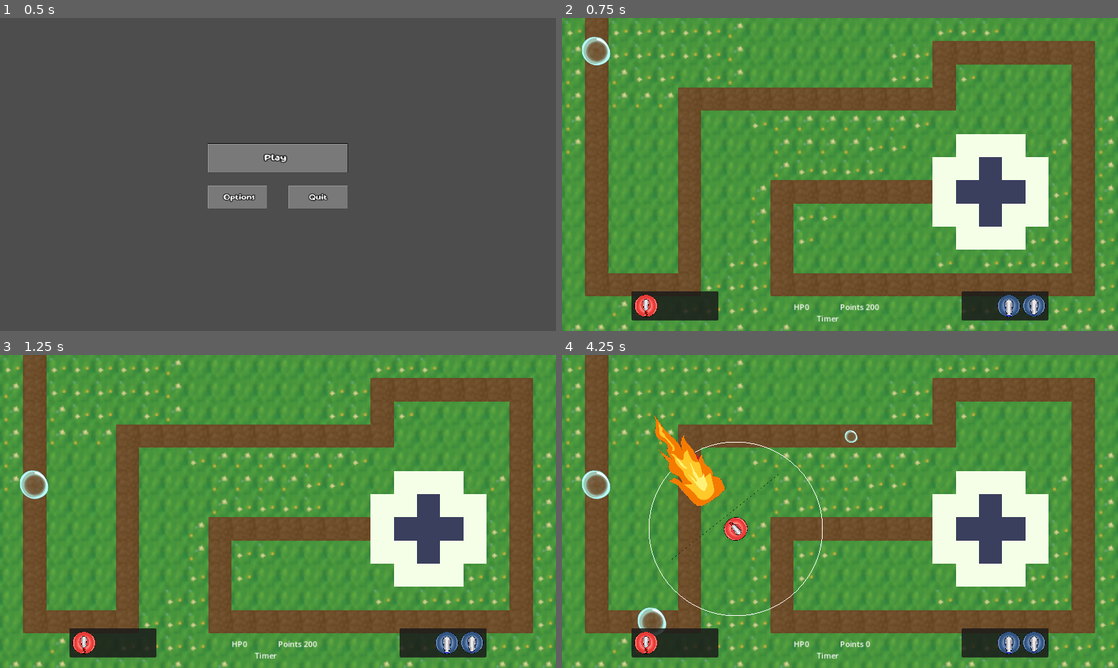
Above: before the commit, frames 1-4 (two rows, left to right).
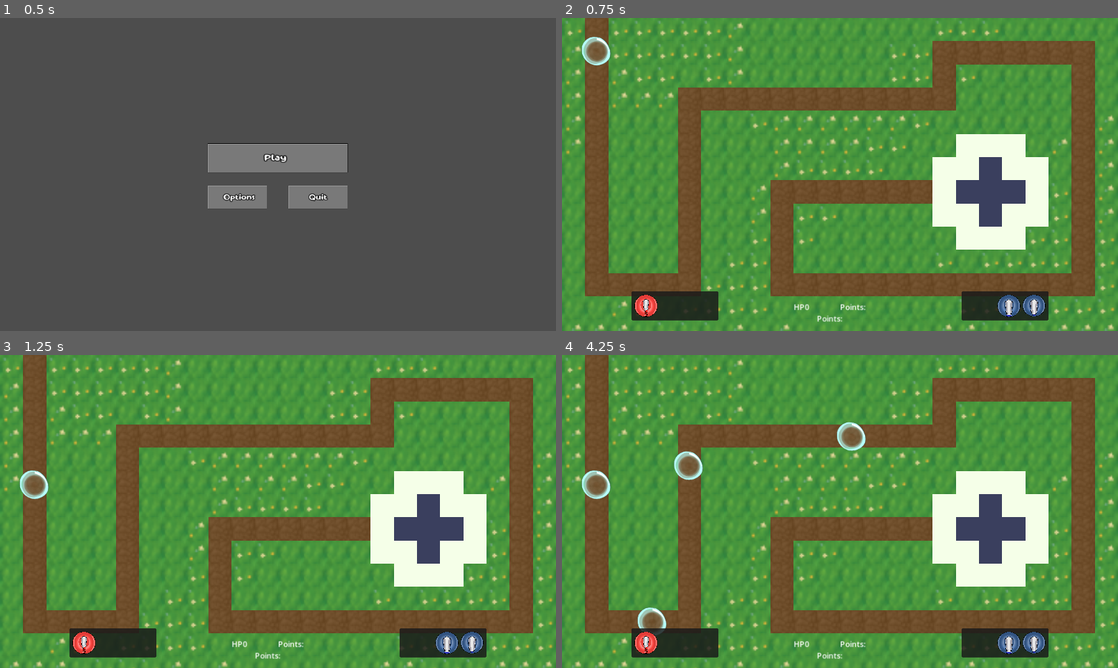
Above: after the commit, the same moments.

Repository: JustPause/GameJam2025
Game: Godot game, scene res://Scene/main_menu.tscn
Two runs of this game, one before a commit and one after it. Both use one fixed random seed, a clock stepped at 60 frames per second and the inputs below. Sound files missing from this copy of the repository are replaced by a short silence.
Inputs (mouse positions are in pixels of both pictures, inside the frame that each line leads up to):
- Up to frame 1 (0.5 s): no input
- Up to frame 2 (0.75 s): click "Play" at 0.5 s
- Up to frame 3 (1.25 s): no input
- Up to frame 4 (4.25 s): move the mouse to (962, 495) at 1.27 s; click (962, 495) at 1.42 s; move the mouse to (728, 527) at 2.02 s; click (728, 527) at 2.17 s; move the mouse to (895, 442) at 2.77 s; click (895, 442) at 2.92 s; move the mouse to (812, 574) at 3.52 s; click (812, 574) at 3.67 s

Frame 1 is identical in both runs. In frame 2, less than 0.1% of the frame differs, in the area x 45-58%, y 91-98%; in frame 3, less than 0.1%; in frame 4, 2.2%, in the area x 15-56%, y 19-98%.
Error after the commit: Parse Error: Variable "turret_index" has the same name as a previously declared variable. (res://Scene/Green)

Commit message:
turret selection

Diff:
--- a/Scene/Green Lands.gd
+++ b/Scene/Green Lands.gd
@@ -3,6 +3,7 @@
 var map_node : Node2D
 const GRID_SIZE = Vector2(16, 16)
 var turret=[]
+var turret_index = -1
 var turret_index = -1
 var points = 200
 
@@ -32,24 +33,17 @@
 	add_child(turret_name)
 
 func _input(event: InputEvent) -> void:
+	print(turret_index)
 	if event is InputEventMouseButton and event.button_index == MOUSE_BUTTON_LEFT and event.pressed:
-		var tile = map_node.get_clicked_tile()
+		if turret_index > -1:
+			var tile = map_node.get_clicked_tile()
 
-		var turret_t=turret[0].instantiate()
-		if typeof(tile) == TYPE_VECTOR2I and points>=turret_t.price and tile is Vector2i:
+			var turret_t=turret[turret_index].instantiate()
 
-			place_tile_at_location(tile)
-			points=points-turret_t.pay()
-			add_turret(turret_t, tile)
-	elif event is InputEventMouseButton and event.button_index == MOUSE_BUTTON_RIGHT and event.pressed:
-		var tile = map_node.get_clicked_tile()
-
-		var turret_t=turret[1].instantiate()
-		if typeof(tile) == TYPE_VECTOR2I and points>=turret_t.price and tile is Vector2i:
-
-			place_tile_at_location(tile)
-			points=points-turret_t.pay()
-			add_turret(turret_t, tile)
+			if typeof(tile) == TYPE_VECTOR2I and points>=turret_t.price and tile is Vector2i:
+				place_tile_at_location(tile)
+				points=points-turret_t.pay()
+				add_turret(turret_t, tile)
 
 func place_tile_at_location(tile: Vector2i):
 	var buildings: TileMapLayer = map_node.find_child("Buldings")
